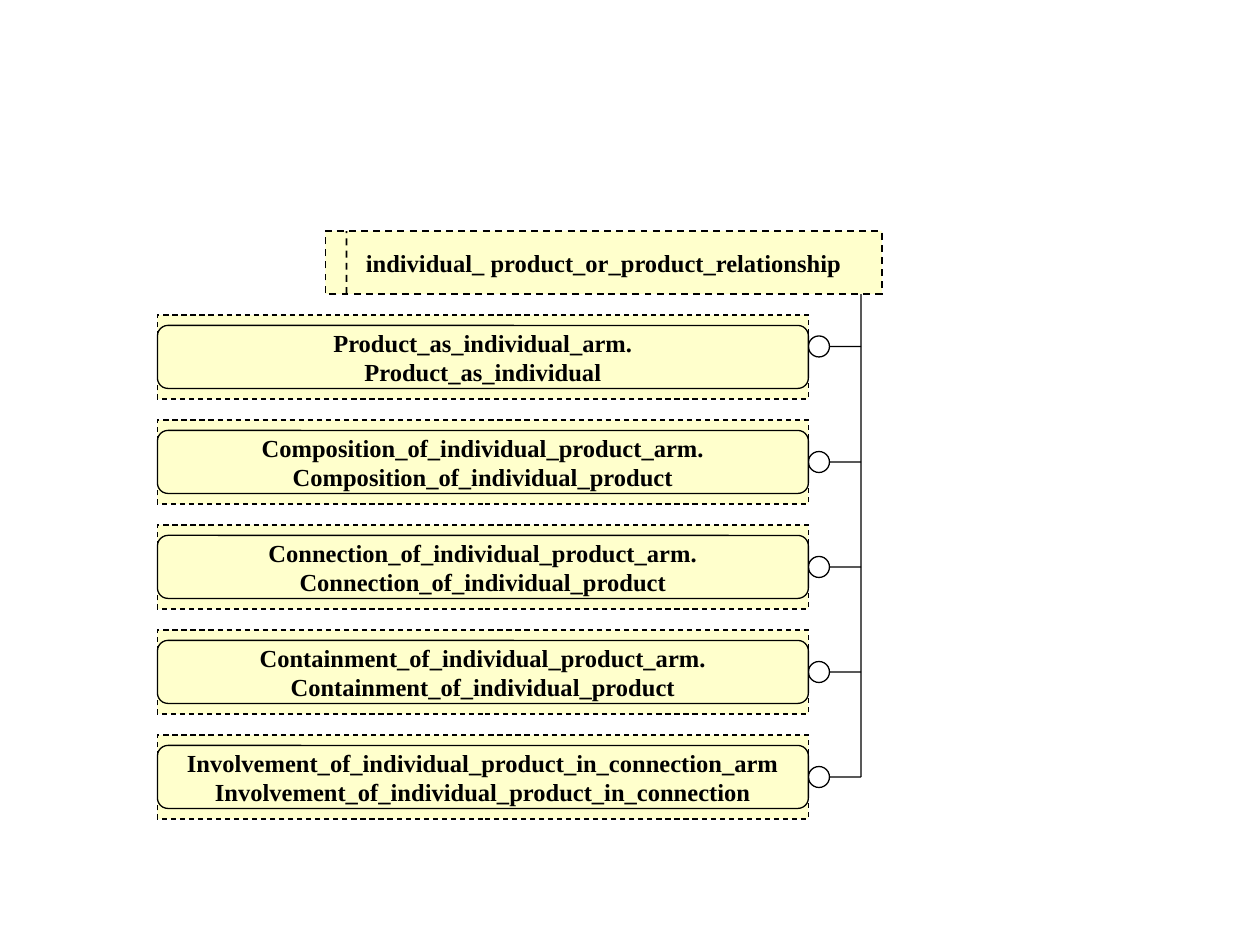
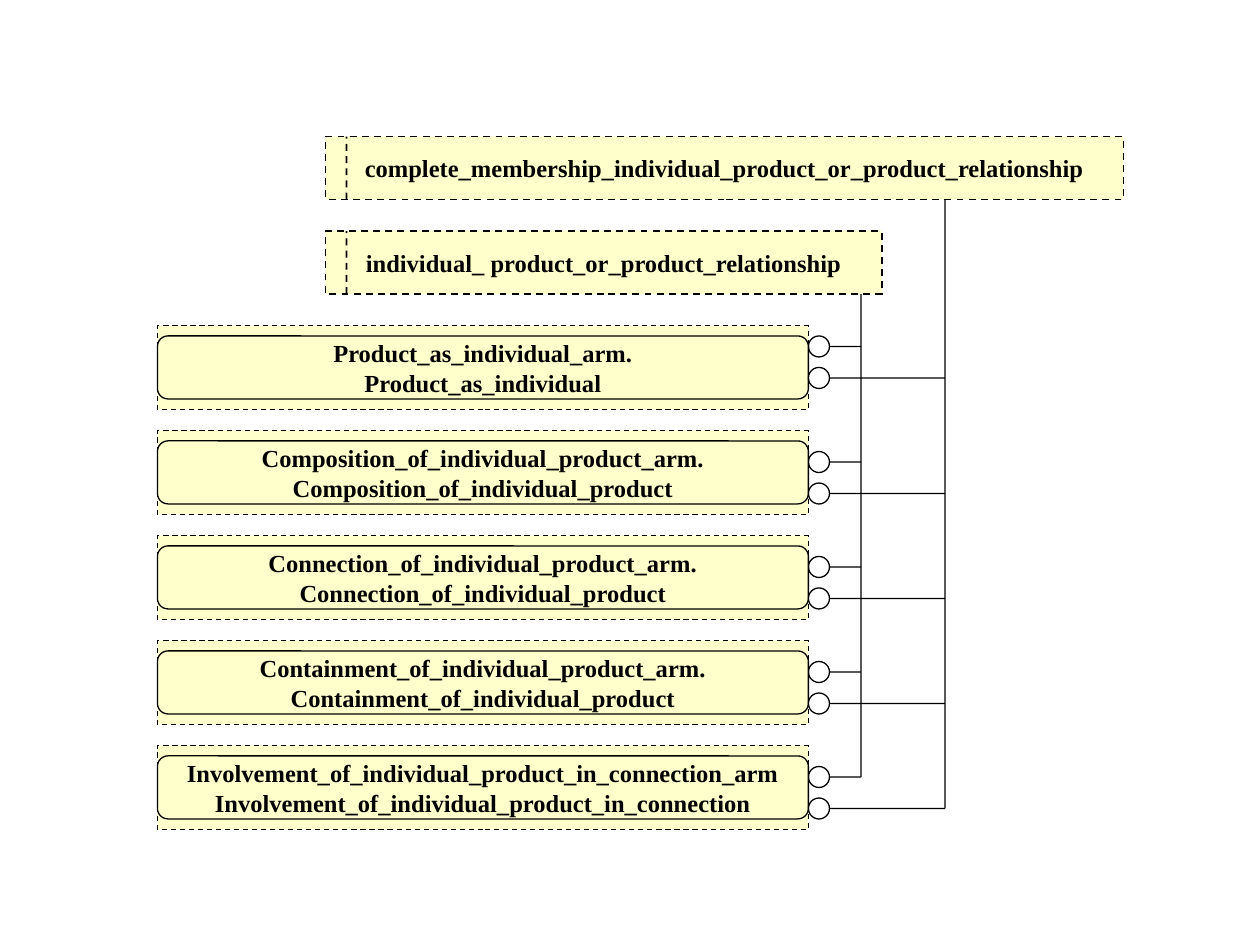
Before and after one commit to starseeker/stepmod_mirror, a slide deck: slide 2 of data/modules/product_structure_and_classification/product_structure_and_classification.ppt. Drawn at 1260x945 pixels with LibreOffice and Linux fonts; fonts in the diff are those of the drawing. Boxes give left, top, right and bottom in pixels: in the first picture for what was removed or moved away, otherwise in the second. Text is boxed around its words. In the diff, an @@ line names an element or a change of style, - is before the commit and + after.

```diff
--- a/data/modules/product_structure_and_classification/product_structure_and_classification.ppt
+++ b/data/modules/product_structure_and_classification/product_structure_and_classification.ppt
@@ rectangle added at [325, 136, 1123, 199], fill #FFFFCC, outline #000000 0.99 pt dashed, 14 pt, text #000000, bold @@
+complete_membership_individual_product_or_product_relationship
@@ line added from (346, 199) to (346, 136), #000000 0.99 pt dashed @@
@@ line added from (945, 809) to (945, 199), #000000 0.74 pt @@
@@ 5 rectangles, 5 rounded rectangles: place and size @@
-5 rectangles, 5 rounded rectangles at [158, 315, 809, 819]
+5 rectangles, 5 rounded rectangles at [158, 325, 809, 830]
@@ ellipse added at [809, 368, 830, 389], fill #FFFFFF, outline #000000 0.74 pt @@
@@ ellipse added at [809, 483, 830, 504], fill #FFFFFF, outline #000000 0.74 pt @@
@@ ellipse added at [809, 588, 830, 610], fill #FFFFFF, outline #000000 0.74 pt @@
@@ ellipse added at [809, 693, 830, 714], fill #FFFFFF, outline #000000 0.74 pt @@
@@ ellipse added at [809, 798, 830, 819], fill #FFFFFF, outline #000000 0.74 pt @@
@@ group added at [829, 378, 945, 809]: 5 lines @@
```
Also in this commit, not shown: 1 other slide changed, 13 other files.
